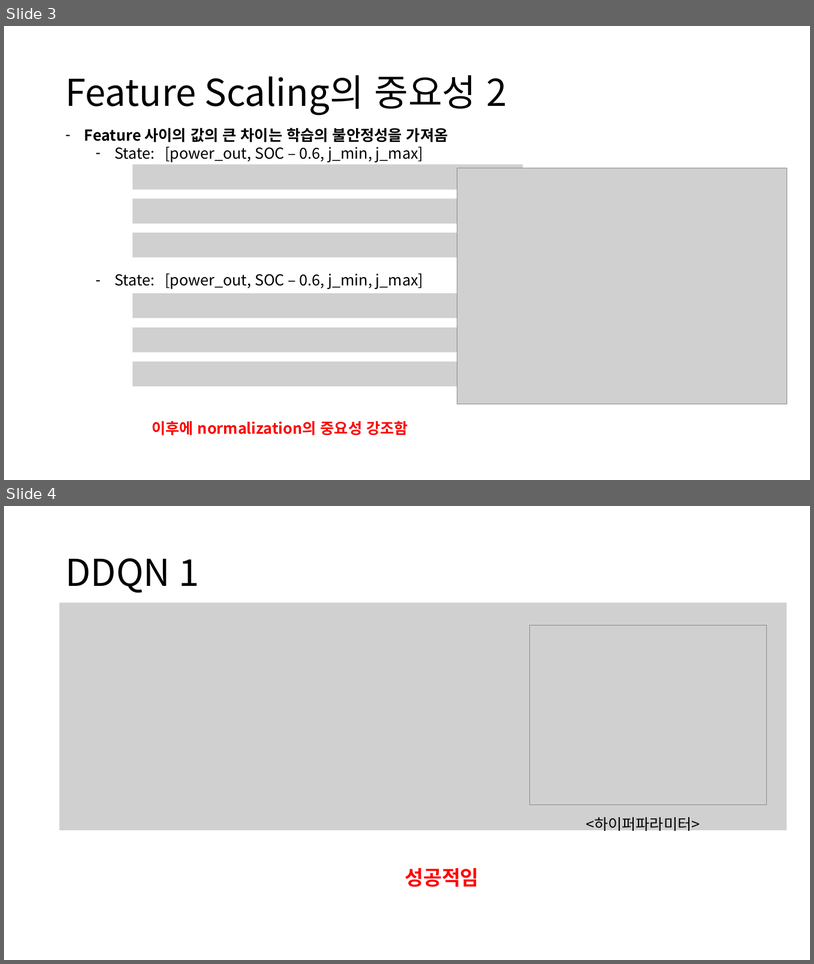
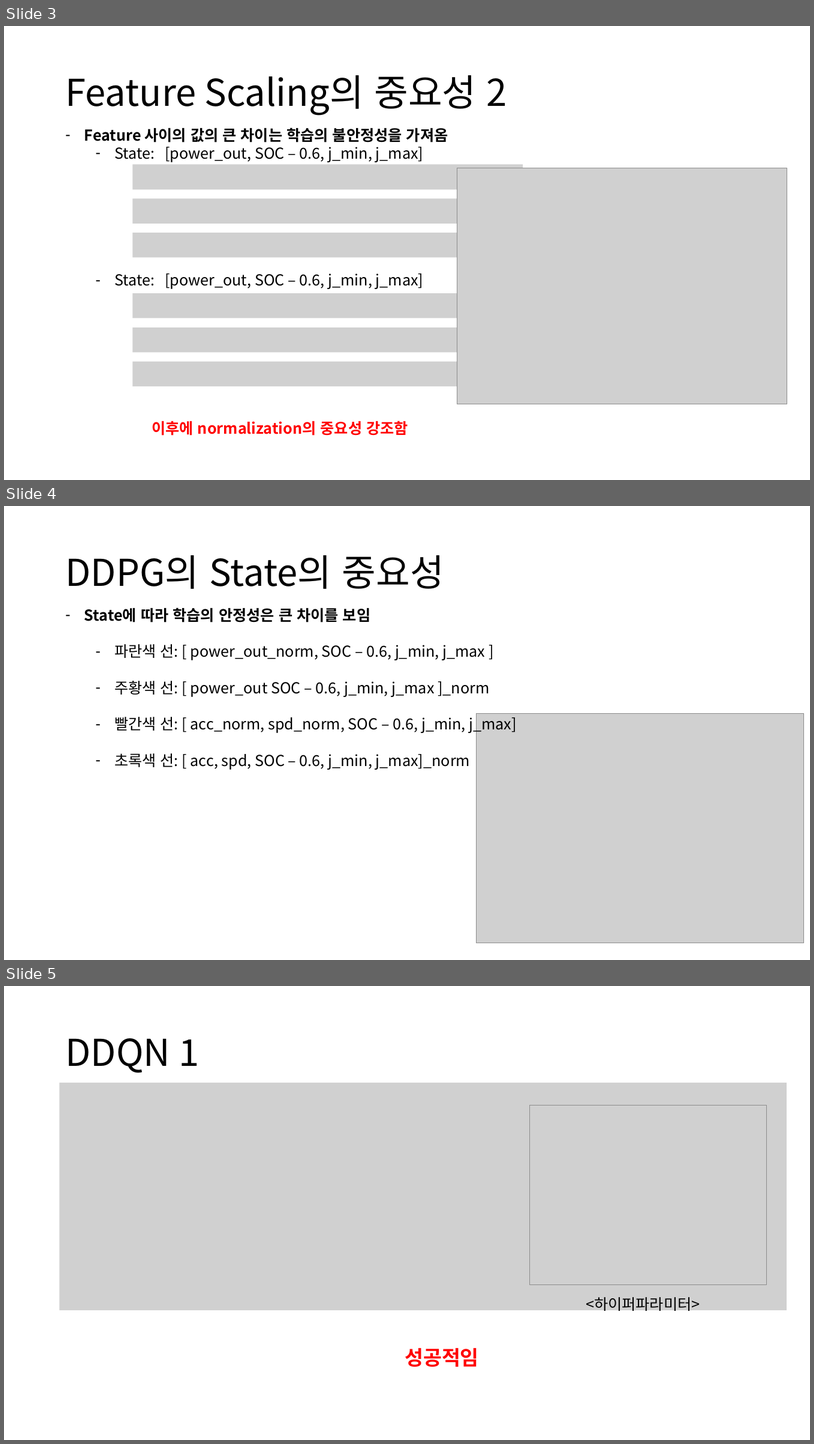
Before and after one commit to zidane89/experiment, a slide deck: 실험정리.pptx. Shown one above the other, each under a label of ours: slides 3 and 4 before the commit, slides 3, 4 and 5 after it. The pictures are 814x964 and 814x1444 pixels, drawn with LibreOffice and Linux fonts; fonts in the diff are those of the drawing; grey boxes stand for pictures. Boxes give left, top, right and bottom in pixels: in the first picture for what was removed or moved away, otherwise in the second. Text is boxed around its words. In the diff, an @@ line names an element or a change of style, - is before the commit and + after.

```diff
--- a/실험정리.pptx
+++ b/실험정리.pptx
@@ slide 4 added at (4,506,810,960), background #FFFFFF @@
@@ title added at (65,555,444,589), 44 pt, text #000000 @@
+DDPG의 State의 중요성
@@ text added at (84,607,517,769), 18 pt, text #000000 @@
+– State에 따라 학습의 안정성은 큰 차이를 보임
+  – 파란색 선: [ power_out_norm, SOC – 0.6, j_min, j_max ]
+  – 주황색 선: [ power_out SOC – 0.6, j_min, j_max ]_norm
+  – 빨간색 선: [ acc_norm, spd_norm, SOC – 0.6, j_min, j_max]
+  – 초록색 선: [ acc, spd, SOC – 0.6, j_min, j_max]_norm
@@ picture added at (476,713,804,943) @@
@@ what was slide 4 is now slide 5 @@
```
Also in this commit, not shown: 2 slides changed, 2 other slides added, 3 other files.
